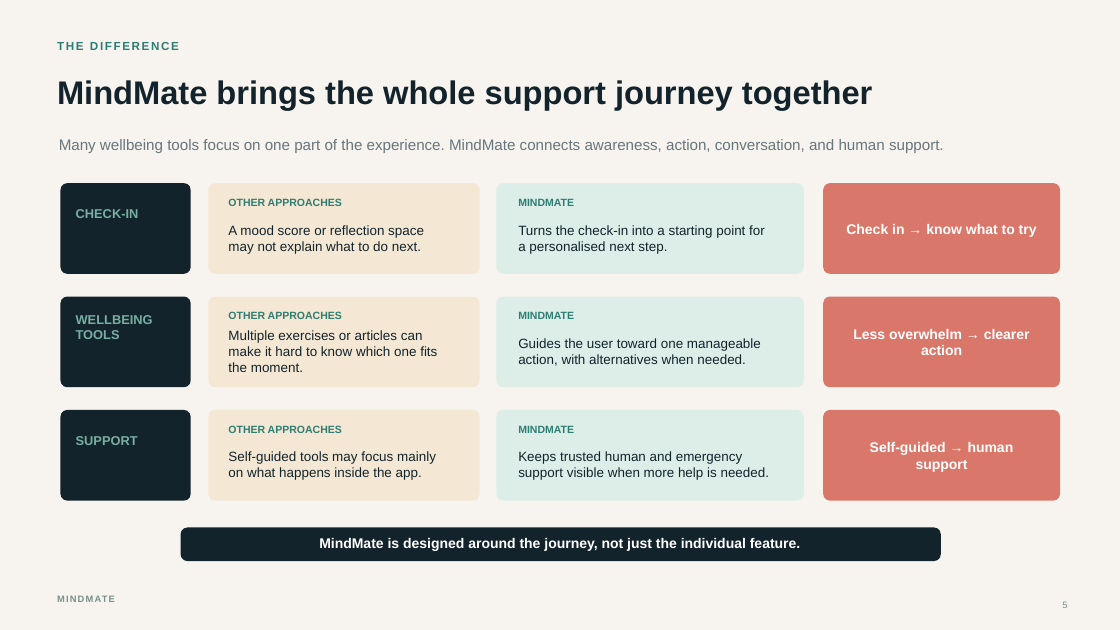
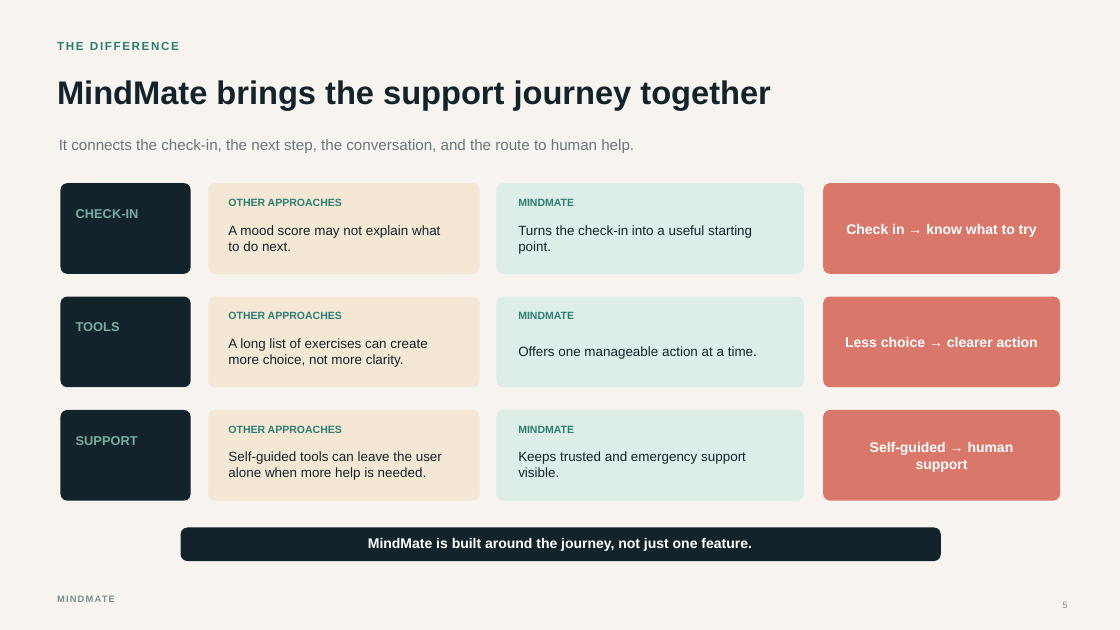
Before and after one commit to Tor3x-Coder/mindmate, a slide deck: slide 5 of presentation/MindMate_Competition_Presentation.pptx. Drawn at 1120x630 pixels with LibreOffice and Linux fonts; fonts in the diff are those of the drawing. Boxes give left, top, right and bottom in pixels: in the first picture for what was removed or moved away, otherwise in the second. Text is boxed around its words. In the diff, an @@ line names an element or a change of style, - is before the commit and + after.

```diff
--- a/presentation/MindMate_Competition_Presentation.pptx
+++ b/presentation/MindMate_Competition_Presentation.pptx
@@ text at bbox=[57, 80, 770, 110]: text changed @@
-MindMate brings the whole support journey together
+MindMate brings the support journey together
@@ text at bbox=[59, 139, 634, 153]: text changed @@
-Many wellbeing tools focus on one part of the experience. MindMate connects awareness, action, conversation, and human support.
+It connects the check-in, the next step, the conversation, and the route to human help.
@@ text at bbox=[228, 225, 440, 251]: text changed @@
-A mood score or reflection space may not explain what to do next.
+A mood score may not explain what to do next.
@@ text at bbox=[518, 225, 752, 254]: text changed @@
-Turns the check-in into a starting point for a personalised next step.
+Turns the check-in into a useful starting point.
@@ text at bbox=[76, 322, 120, 331]: text changed @@
-WELLBEING TOOLS
+TOOLS
@@ text at bbox=[228, 338, 427, 367]: text changed @@
-Multiple exercises or articles can make it hard to know which one fits the moment.
+A long list of exercises can create more choice, not more clarity.
@@ text at bbox=[518, 346, 757, 359]: text changed @@
-Guides the user toward one manageable action, with alternatives when needed.
+Offers one manageable action at a time.
@@ text at bbox=[845, 337, 1038, 347]: text changed @@
-Less overwhelm → clearer action
+Less choice → clearer action
@@ text at bbox=[228, 451, 442, 480]: text changed @@
-Self-guided tools may focus mainly on what happens inside the app.
+Self-guided tools can leave the user alone when more help is needed.
@@ text at bbox=[518, 451, 746, 477]: text changed @@
-Keeps trusted human and emergency support visible when more help is needed.
+Keeps trusted and emergency support visible.
@@ text at bbox=[436, 538, 751, 551]: text changed @@
-MindMate is designed around the journey, not just the individual feature.
+MindMate is built around the journey, not just one feature.
```
Also in this commit, not shown: 4 other slides changed, 2 slides added, 2 slides removed.
